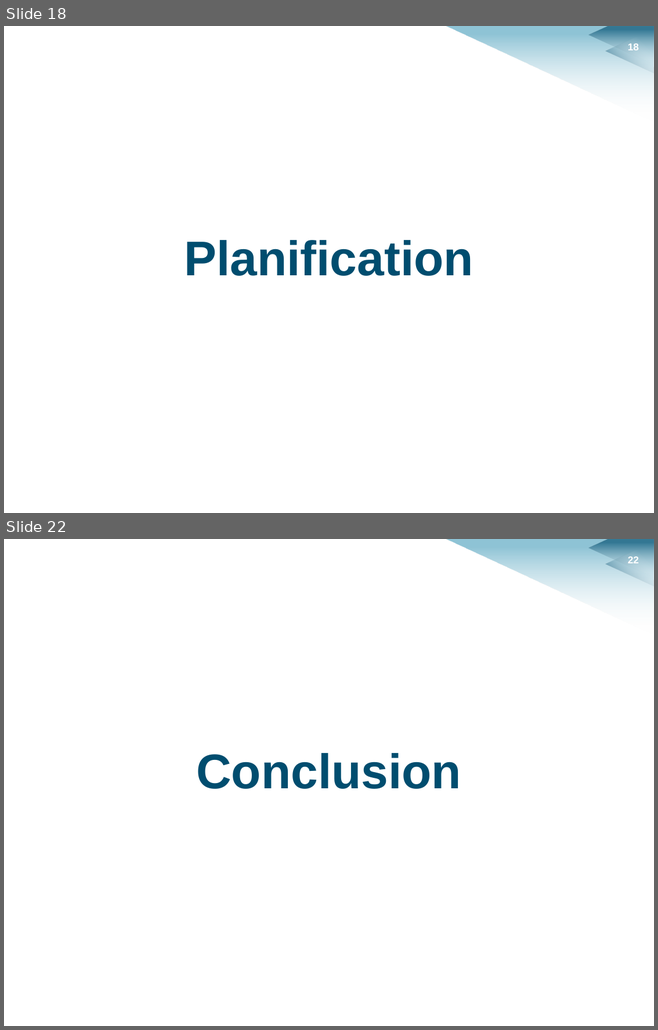
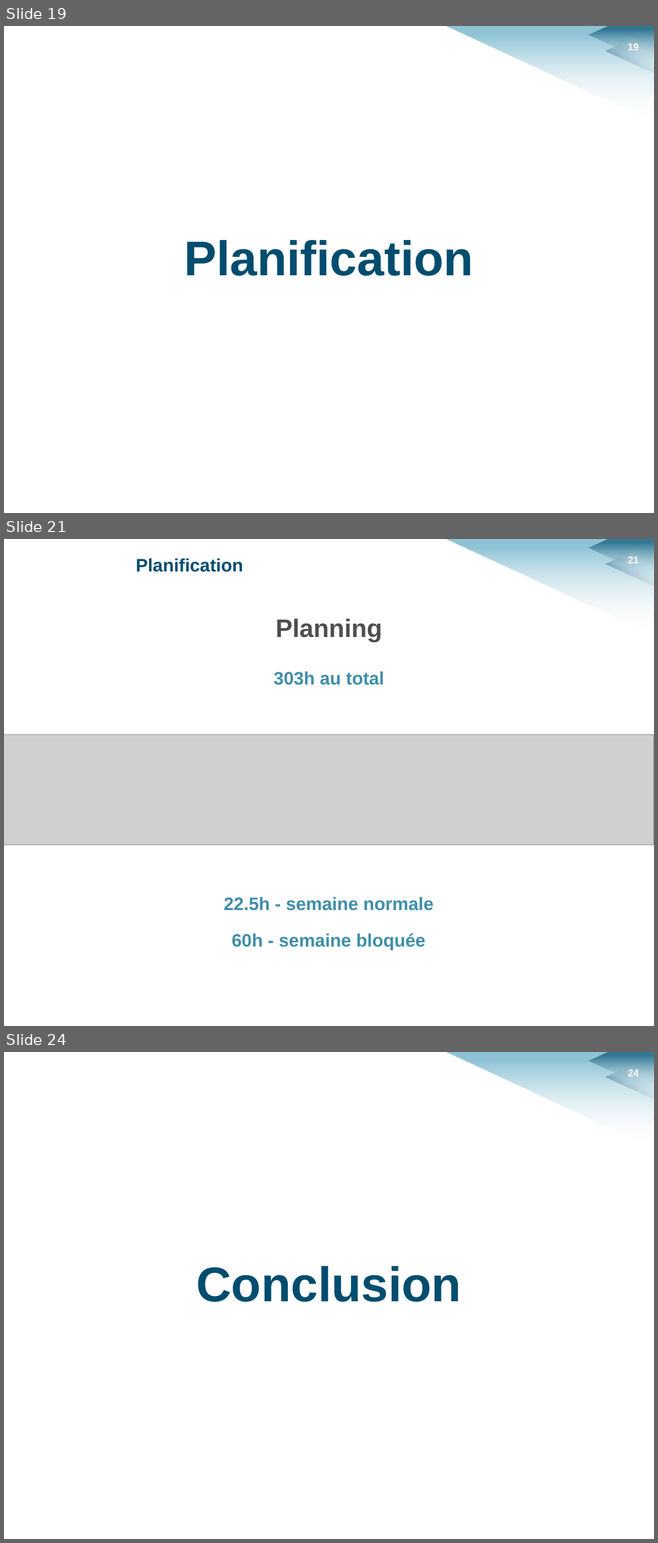
Before and after one commit to HKervadec/korrigolo, a slide deck: soutenances/planification/soutenance_planification.pptx. Shown one above the other, each under a label of ours: slides 18 and 22 before the commit, slides 19, 21 and 24 after it; the slides between them are not shown. The pictures are 658x1030 and 658x1543 pixels, drawn with LibreOffice and Linux fonts; fonts in the diff are those of the drawing; grey boxes stand for pictures; background and template pictures are left out. Boxes give left, top, right and bottom in pixels: in the first picture for what was removed or moved away, otherwise in the second. Text is boxed around its words. In the diff, an @@ line names an element or a change of style, - is before the commit and + after.

Commit message:
[Soutenance] Planif

```diff
--- a/soutenances/planification/soutenance_planification.pptx
+++ b/soutenances/planification/soutenance_planification.pptx
@@ slide 21 added at [4,539,654,1026], background #FFFFFF; not listed: 4 template elements that a slide beside it also shows @@
@@ text added at [136,558,243,572], 20 pt, text #004D6F, bold @@
+Planification
@@ text added at [275,618,382,642], 28 pt, text #4F4D52, bold @@
+Planning
@@ text added at [274,671,384,685], 20 pt, text #3E8EA9, bold @@
+303h au total
@@ picture added at [4,735,654,845] @@
@@ text added at [224,897,433,911], 20 pt, text #3E8EA9, bold @@
+22.5h - semaine normale
@@ text added at [231,933,425,950], 20 pt, text #3E8EA9, bold @@
+60h - semaine bloquée
@@ what was slide 18 is now slide 19 @@
@@ what was slide 22 is now slide 24 @@
@@ page number at [628,1069,639,1076]: text changed @@
-22
+24
```
Also in this commit, not shown: 16 slides changed, 3 other slides added, 2 slides removed, 5 other files.
